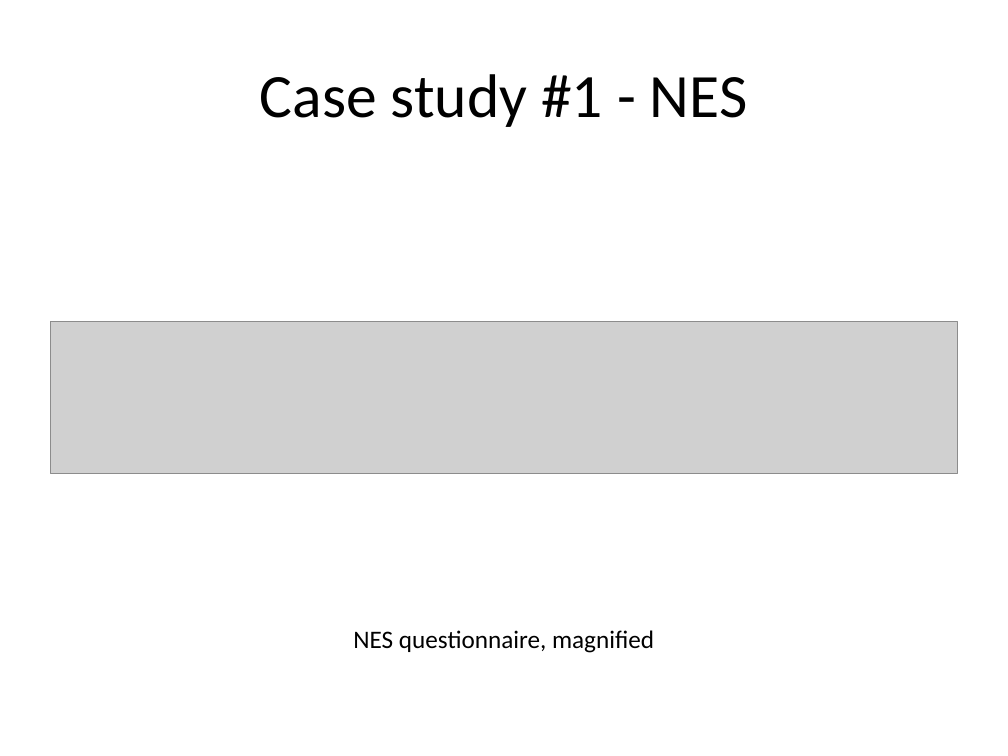
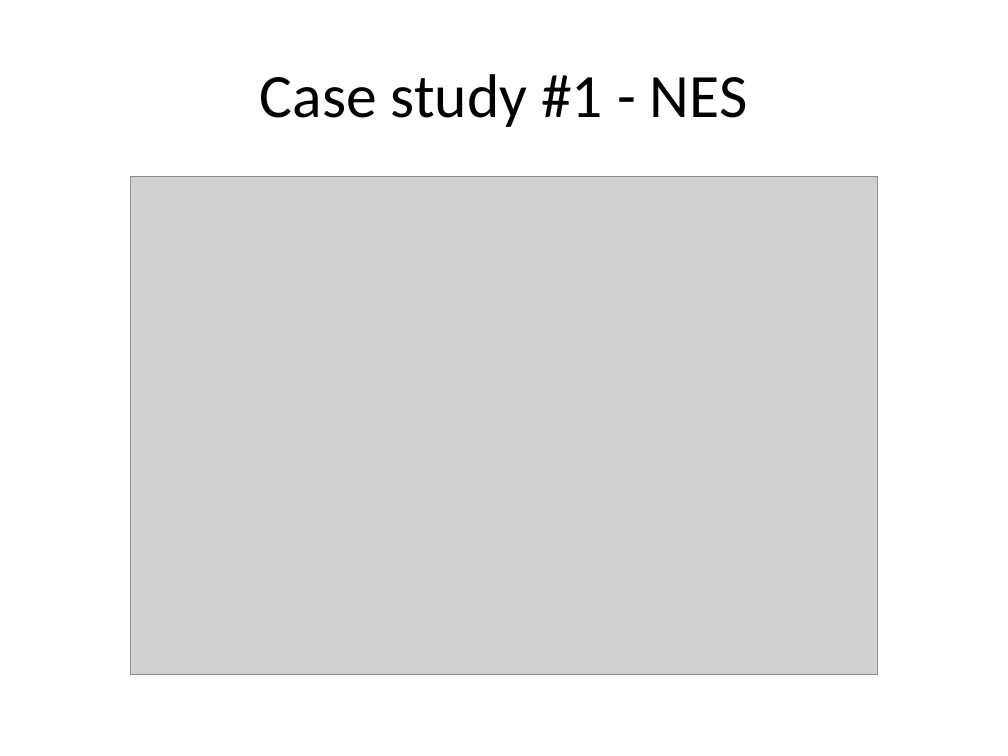
Before and after one commit to pmean/reliability-and-validity, a slide deck: slide 43 of src/rav.pptx (slide 46 before the commit). Drawn at 1008x756 pixels with LibreOffice and Linux fonts; fonts in the diff are those of the drawing; grey boxes stand for pictures. Boxes give left, top, right and bottom in pixels: in the first picture for what was removed or moved away, otherwise in the second. Text is boxed around its words. In the diff, an @@ line names an element or a change of style, - is before the commit and + after.

```diff
--- a/src/rav.pptx
+++ b/src/rav.pptx
@@ picture added at bbox=[130, 176, 878, 674] @@
@@ picture removed at bbox=[50, 322, 958, 473] @@
@@ text removed at bbox=[353, 630, 654, 653] @@
-NES questionnaire, magnified
```
Also in this commit, not shown: 5 other slides changed, 1 slide added, 3 slides removed, 1 other file.
